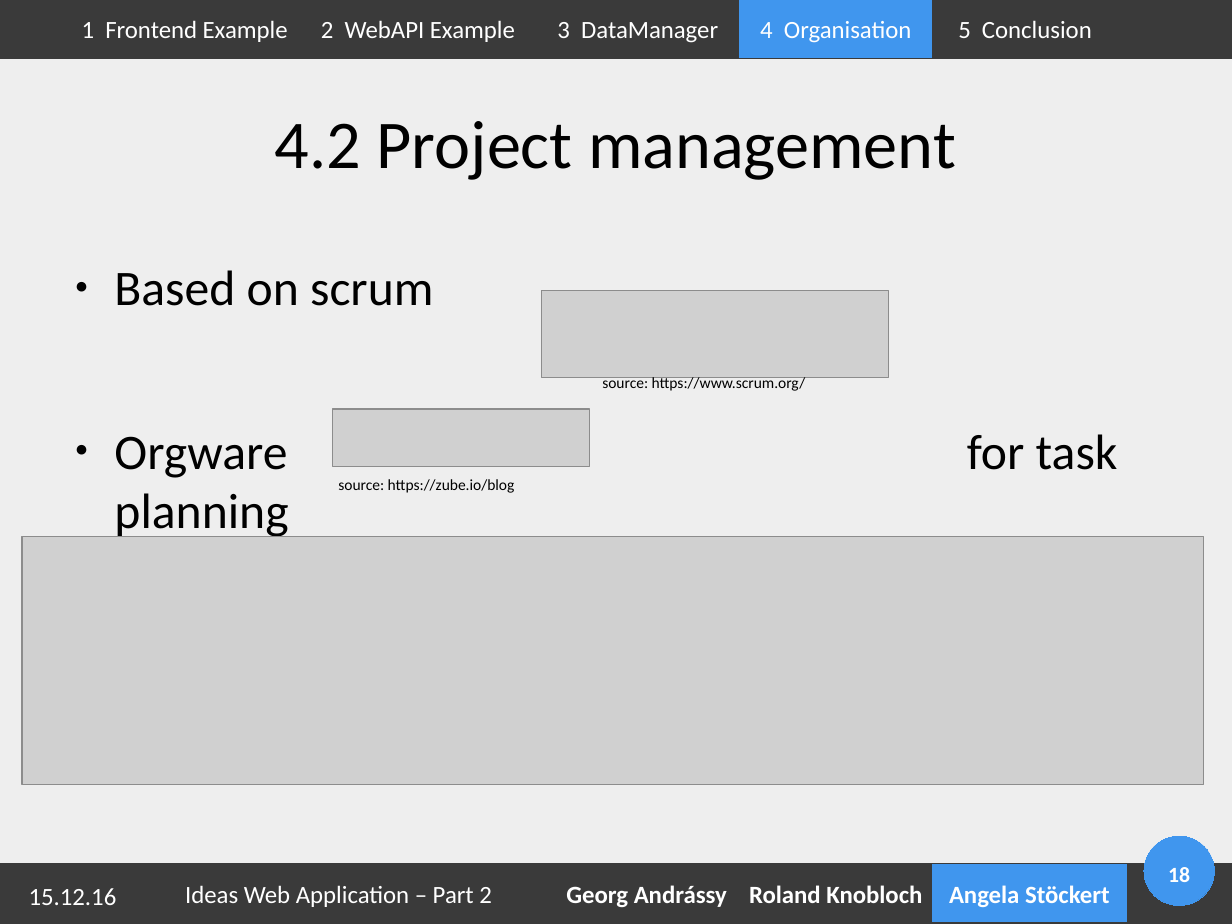
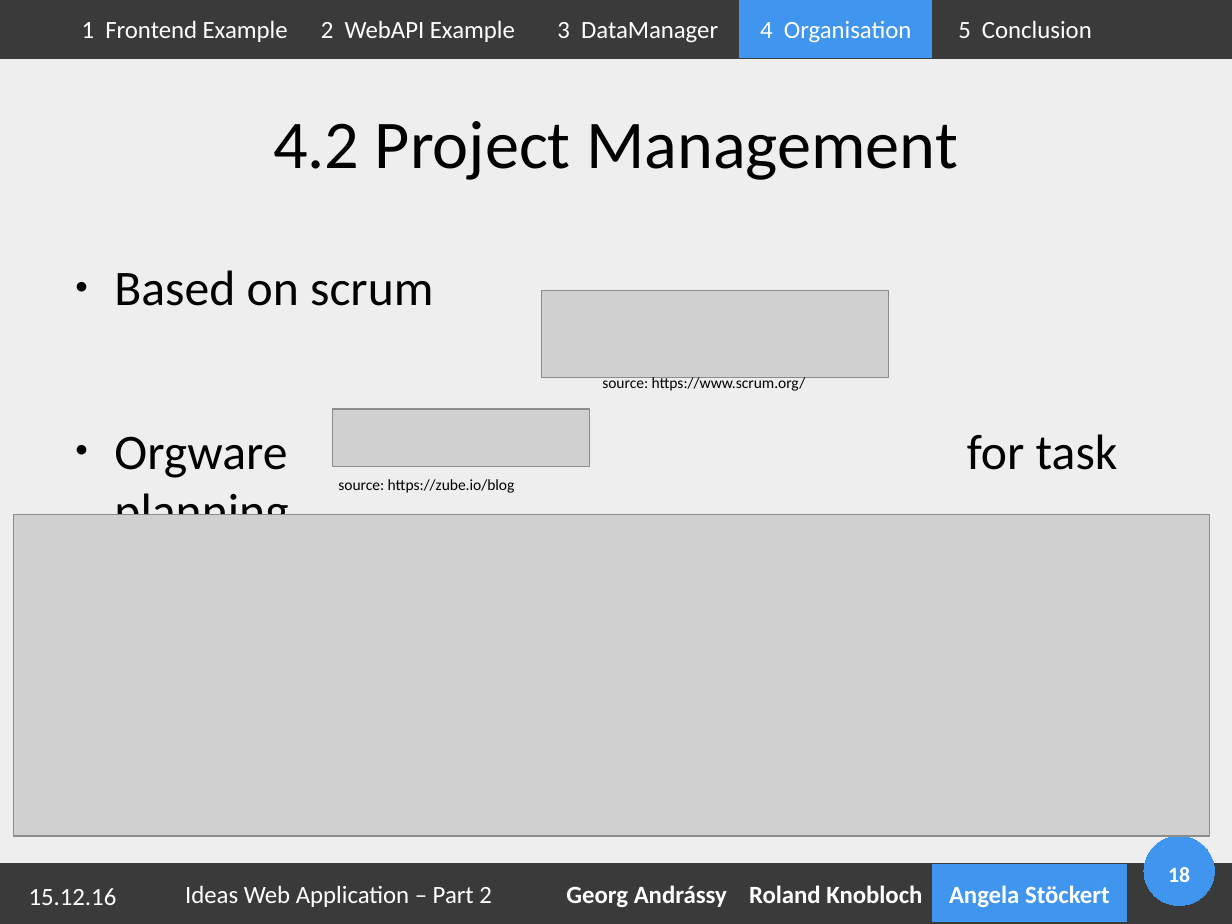
Before and after one commit to Geopras/IdeaWatcher, a slide deck: slide 18 of presentation/part2.odp. Drawn at 1232x924 pixels with LibreOffice and Linux fonts; fonts in the diff are those of the drawing; grey boxes stand for pictures; background and template pictures are left out. Boxes give left, top, right and bottom in pixels: in the first picture for what was removed or moved away, otherwise in the second. Text is boxed around its words. In the diff, an @@ line names an element or a change of style, - is before the commit and + after.

```diff
--- a/presentation/part2.odp
+++ b/presentation/part2.odp
@@ title at (273,121,958,180): text changed @@
-4.2 Project management
+4.2 Project Management
@@ picture: place and size @@
-picture at (22,537,1204,785)
+picture at (13,515,1210,836)
```
Also in this commit, not shown: 6 other slides changed, 1 slide added, 2 other files.
